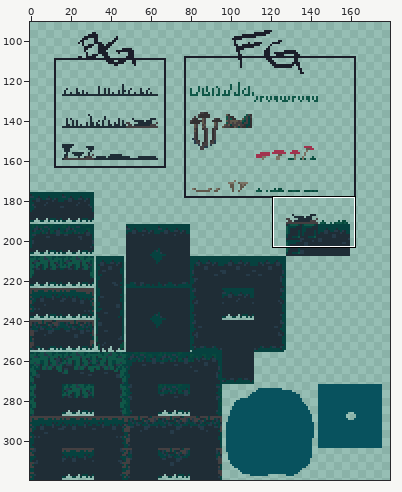
Sprite sheet, stored at art/tilesets/tileset new.png. The first picture is a wide view before the edit; the outline marks the close-up.
Close-up. Before the edit:
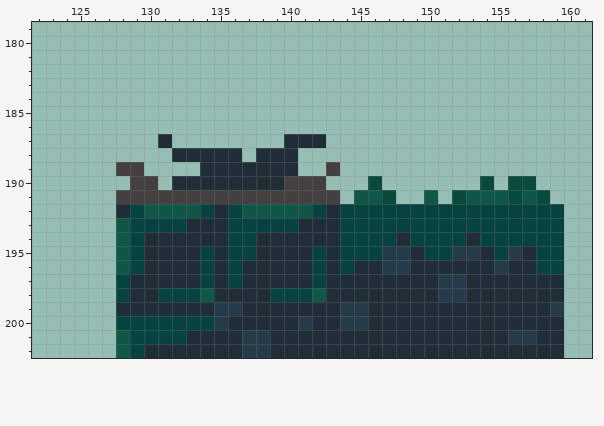
The file is 320x320 pixels. Shown: x 122..161, y 179..202. The wide view leaves out empty margins.
After the commit:
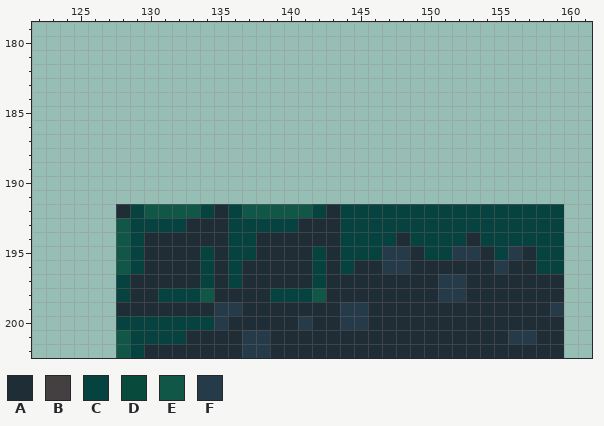
Palette (. is transparent): A #1f2d36  B #443f41  C #06423f  D #084a3c  E #105748  F #263b49
Difference:
@@ x 122..161 @@
 186 ........................................
-187 .........A........AAA...................
-188 ..........AAAAA.AAA.....................
-189 ......BB....AAAAAAA..B..................
-190 .......BB.AAAAAAAABBB...D.......D.DD....
-191 ......BBBBBBBBBBBBBBBB.EED..E.DEEEDED...
+187 ........................................
+188 ........................................
+189 ........................................
+190 ........................................
+191 ........................................
 192 ......ACEEEECACEEEEECACCCCCCCCCCCCCCCC..
Boxes around the changes in both close-ups, in picture pixels (x1, y1, x2, y2):
erased: (116, 134, 550, 204)
